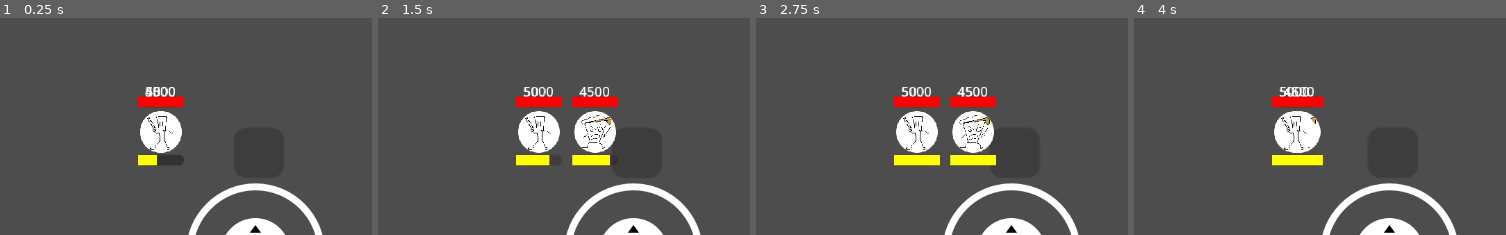
Above: before the commit, frames 1-4 (left to right).
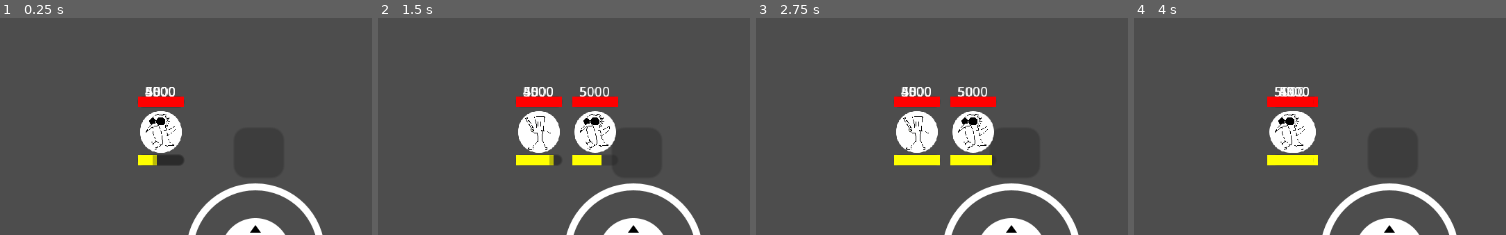
Above: after the commit, the same moments.

Repository: Treidexy/italianfighter
Game: Godot game, scene res://scenes/main.tscn
Two runs of this game, one before a commit and one after it. Both use one fixed random seed, a clock stepped at 60 frames per second and the inputs below.
Inputs (mouse positions are % of the whole screen's width and height, from its top left):
- Up to frame 1 (0.25 s): no input
- Up to frame 2 (1.5 s): tap Enter at 0.5 s; move the mouse to (74, 43) at 0.52 s; hold D (right) 0.53-1.25 s; click (74, 43) at 0.67 s; drag from (28, 53) to (45, 69) at 1.27 s
- Up to frame 3 (2.75 s): tap Space at 2 s; move the mouse to (61, 26) at 2.02 s; hold D (right) from 2.03 s (still down)
- Up to frame 4 (4 s): release D (right) at 2.75 s; tap Enter at 2.75 s; drag from (45, 69) to (18, 33) at 2.77 s; tap Space at 3.5 s; move the mouse to (82, 64) at 3.52 s; hold Left (left) from 3.53 s (still down)
The pictures show only the part of the screen within x 28-78%, y 22-72%; the shares and areas given below are measured in that part.

The runs differ from the first frame. In frame 1, 0.6% of the frame differs, in the area x 37-49%, y 31-68%; in frame 2, 1.0%; in frame 3, 0.9%; in frame 4, 1.6%, in the area x 35-51%, y 31-69%.

Commit message:
start add fruli + consistency changes

Diff:
--- a/scenes/main.tscn
+++ b/scenes/main.tscn
@@ -7,6 +7,7 @@
 [ext_resource type="PackedScene" uid="uid://bobaid84s3dpw" path="res://scenes/troops/capu/capu_troop.tscn" id="4_tefeu"]
 [ext_resource type="PackedScene" uid="uid://by2muutbj07bm" path="res://scenes/troops/dummy/dummy_troop.tscn" id="5_tbgi4"]
 [ext_resource type="PackedScene" uid="uid://kryx4h3tjpvp" path="res://scenes/wall.tscn" id="6_tefeu"]
+[ext_resource type="PackedScene" uid="uid://2n5qb7ili84r" path="res://scenes/troops/fruli/fruli_troop.tscn" id="6_tipki"]
 
 [sub_resource type="CircleShape2D" id="CircleShape2D_tefeu"]
 radius = 50.0
@@ -61,12 +62,14 @@
 
 [node name="Player" type="Node" parent="." node_paths=PackedStringArray("VICTIM")]
 script = ExtResource("3_jyhfs")
-VICTIM = NodePath("CapuTroop")
+VICTIM = NodePath("FruliTroop")
 metadata/_custom_type_script = "uid://bmr36mnhgd4ds"
 
 [node name="CapuTroop" parent="Player" instance=ExtResource("4_tefeu")]
 
 [node name="TungTroop" parent="Player" instance=ExtResource("1_o5qli")]
+
+[node name="FruliTroop" parent="Player" instance=ExtResource("6_tipki")]
 
 [node name="DummyTroop" parent="." instance=ExtResource("5_tbgi4")]
 position = Vector2(-123, 36)
--- a/scenes/troops/capu/capu_troop.tscn
+++ b/scenes/troops/capu/capu_troop.tscn
@@ -1,10 +1,10 @@
 [gd_scene load_steps=9 format=3 uid="uid://bobaid84s3dpw"]
 
 [ext_resource type="Script" uid="uid://b512w8g2gj5nl" path="res://scripts/troops/capu/capu_troop.gd" id="1_pngg7"]
-[ext_resource type="Resource" uid="uid://vpkrhyjylyct" path="res://stats/capu/capu_norm.tres" id="2_d5wf6"]
-[ext_resource type="Resource" uid="uid://ceqna5i3smusw" path="res://stats/capu/capu_hyper.tres" id="3_2ayji"]
+[ext_resource type="Resource" uid="uid://vpkrhyjylyct" path="res://stats/troops/capu/capu_norm.tres" id="2_d5wf6"]
+[ext_resource type="Resource" uid="uid://ceqna5i3smusw" path="res://stats/troops/capu/capu_hyper.tres" id="3_2ayji"]
 [ext_resource type="PackedScene" uid="uid://dw6selja8rroc" path="res://scenes/troops/troop_ui.tscn" id="4_6h6eu"]
-[ext_resource type="Texture2D" uid="uid://dk740qg7nxwtw" path="res://assets/troops/capu/capu.png" id="5_pngg7"]
+[ext_resource type="Texture2D" uid="uid://dk740qg7nxwtw" path="res://assets/troops/capu/capu_troop.png" id="5_pngg7"]
 [ext_resource type="Texture2D" uid="uid://0m8v7e6mcb8v" path="res://assets/troops/capu/capu_slash.png" id="5_wuisp"]
 [ext_resource type="Texture2D" uid="uid://d27d4fmny001g" path="res://assets/circle.png" id="6_wuisp"]
 
--- a/scenes/troops/dummy/dummy_troop.tscn
+++ b/scenes/troops/dummy/dummy_troop.tscn
@@ -2,18 +2,20 @@
 
 [ext_resource type="Script" uid="uid://i84pw8ci1i0j" path="res://scripts/troops/dummy/dummy_troop.gd" id="1_pmnpd"]
 [ext_resource type="PackedScene" uid="uid://dw6selja8rroc" path="res://scenes/troops/troop_ui.tscn" id="2_rvun0"]
-[ext_resource type="Resource" uid="uid://drm0rcesgaxg2" path="res://stats/dummy/dummy.tres" id="2_yvucy"]
+[ext_resource type="Resource" uid="uid://drm0rcesgaxg2" path="res://stats/troops/dummy/dummy.tres" id="2_yvucy"]
 [ext_resource type="Texture2D" uid="uid://cbcsy41riot3k" path="res://assets/troops/dummy/dummy.png" id="3_yvucy"]
 
 [sub_resource type="CircleShape2D" id="CircleShape2D_g2els"]
 
-[node name="DummyTroop" type="CharacterBody2D" node_paths=PackedStringArray("UI")]
+[node name="DummyTroop" type="CharacterBody2D" node_paths=PackedStringArray("UI", "MAIN_HINT", "SUPER_HINT")]
 collision_mask = 6
 motion_mode = 1
 script = ExtResource("1_pmnpd")
 NORMAL_STAT = ExtResource("2_yvucy")
 HYPER_STAT = ExtResource("2_yvucy")
 UI = NodePath("TroopUi")
+MAIN_HINT = NodePath("MainHint")
+SUPER_HINT = NodePath("SuperHint")
 metadata/_custom_type_script = "uid://i84pw8ci1i0j"
 
 [node name="CollisionShape2D" type="CollisionShape2D" parent="."]
@@ -25,3 +27,7 @@
 position = Vector2(0, 4.76837e-07)
 scale = Vector2(0.2375, 0.240625)
 texture = ExtResource("3_yvucy")
+
+[node name="MainHint" type="Node2D" parent="."]
+
+[node name="SuperHint" type="Node2D" parent="."]
--- /dev/null
+++ b/scenes/troops/fruli/fruli_troop.tscn
@@ -0,0 +1,41 @@
+[gd_scene load_steps=7 format=3 uid="uid://2n5qb7ili84r"]
+
+[ext_resource type="Script" uid="uid://bwh7apm66niea" path="res://scripts/troops/fruli/fruli_troop.gd" id="1_vaugv"]
+[ext_resource type="Resource" uid="uid://cu405f0x8lcgd" path="res://stats/troops/fruli/fruli_norm.tres" id="2_vaugv"]
+[ext_resource type="PackedScene" uid="uid://dw6selja8rroc" path="res://scenes/troops/troop_ui.tscn" id="3_c5i73"]
+[ext_resource type="Texture2D" uid="uid://cu01knin8swh2" path="res://assets/troops/fruli/fruli_troop.png" id="4_mjjid"]
+[ext_resource type="Texture2D" uid="uid://8wss0rulaps8" path="res://assets/troops/fruli/fruli_wind.png" id="5_apfsc"]
+
+[sub_resource type="CircleShape2D" id="CircleShape2D_g2els"]
+
+[node name="FruliTroop" type="CharacterBody2D" node_paths=PackedStringArray("UI", "MAIN_HINT", "SUPER_HINT")]
+collision_mask = 6
+motion_mode = 1
+script = ExtResource("1_vaugv")
+NORMAL_STAT = ExtResource("2_vaugv")
+HYPER_STAT = ExtResource("2_vaugv")
+UI = NodePath("TroopUi")
+MAIN_HINT = NodePath("MainHint")
+SUPER_HINT = NodePath("SuperHint")
+metadata/_custom_type_script = "uid://bwh7apm66niea"
+
+[node name="TroopUi" parent="." instance=ExtResource("3_c5i73")]
+
+[node name="CollisionShape2D" type="CollisionShape2D" parent="."]
+shape = SubResource("CircleShape2D_g2els")
+
+[node name="Fruli" type="Sprite2D" parent="."]
+scale = Vector2(0.23, 0.23)
+texture = ExtResource("4_mjjid")
+
+[node name="MainHint" type="Node2D" parent="."]
+visible = false
+
+[node name="FruliWind" type="Sprite2D" parent="MainHint"]
+modulate = Color(1, 1, 1, 0.196078)
+position = Vector2(61, 0)
+scale = Vector2(0.51, 0.51)
+texture = ExtResource("5_apfsc")
+
+[node name="SuperHint" type="Node2D" parent="."]
+visible = false
--- /dev/null
+++ b/scenes/troops/fruli/fruli_wind.tscn
@@ -0,0 +1,20 @@
+[gd_scene load_steps=3 format=3 uid="uid://dr2hiqelx2hcw"]
+
+[ext_resource type="Script" uid="uid://cbtsbh4p328kc" path="res://scripts/troops/fruli/fruli_wind_projectile.gd" id="1_x8305"]
+[ext_resource type="Texture2D" uid="uid://8wss0rulaps8" path="res://assets/troops/fruli/fruli_wind.png" id="3_3bkvp"]
+
+[node name="FruliWind" type="Area2D"]
+collision_layer = 2
+collision_mask = 5
+script = ExtResource("1_x8305")
+metadata/_custom_type_script = "uid://cbtsbh4p328kc"
+
+[node name="CollisionPolygon2D" type="CollisionPolygon2D" parent="."]
+polygon = PackedVector2Array(0, -1, 101, -21, 105, -14, 108, -5, 109, 12, 107, 20)
+
+[node name="FruliWind" type="Sprite2D" parent="."]
+position = Vector2(61, 0)
+scale = Vector2(0.51, 0.51)
+texture = ExtResource("3_3bkvp")
+
+[connection signal="body_entered" from="." to="." method="_on_body_entered"]
--- /dev/null
+++ b/scripts/troops/fruli/fruli_stat.gd
@@ -0,0 +1,2 @@
+class_name FruliStat
+extends Stat
--- /dev/null
+++ b/scripts/troops/fruli/fruli_troop.gd
@@ -0,0 +1,19 @@
+class_name FruliTroop
+extends Troop
+
+@export var WIND := preload("res://scenes/troops/fruli/fruli_wind.tscn");
+
+func _physics_process(delta: float) -> void:
+	super(delta);
+
+	MAIN_HINT.rotation = dir.angle();
+
+func main():
+	super();
+
+	var proj: FruliWindProjetile = WIND.instantiate();
+	proj.FATHER = self;
+	proj.position = position;
+	proj.rotation = dir.angle();
+	proj.life = 0.2;
+	get_tree().current_scene.add_child(proj);
--- /dev/null
+++ b/scripts/troops/fruli/fruli_wind_projectile.gd
@@ -0,0 +1,2 @@
+class_name FruliWindProjetile
+extends Projectile
--- a/scripts/troops/troop.gd
+++ b/scripts/troops/troop.gd
@@ -127,7 +127,7 @@
 func _physics_process(delta: float) -> void:
 	UI.HEALTH_BAR.value = rel_hp;
 	UI.HEALTH_LABEL.text = str(int(hp));
-	UI.AMMO_BAR.value = (_main_ammo + 1 - _main_reload / stat.MAIN_RELOAD) / stat.MAX_AMMO;$HealthBar
+	UI.AMMO_BAR.value = (_main_ammo + 1 - _main_reload / stat.MAIN_RELOAD) / stat.MAX_AMMO;
 	UI.CAN_SUPER_INDICATOR.visible = can_super();
 	UI.IN_SUPER_INDICATOR.visible = in_super;
 	UI.CAN_HYPER_INDICATOR.visible = can_hyper();
--- a/stats/capu/capu_hyper.tres
+++ b/stats/troops/capu/capu_hyper.tres
@@ -15,12 +15,14 @@
 COFFEE_SPEED_MUL = 1.8
 COFFEE_RELOAD_MUL = 0.4
 COFFEE_SPILL_RELOAD = 0.5
-SPEED = 55.0
+SPEED = 85.0
 MAX_HP = 4500.0
 MAIN_COOLDOWN = 0.2
 MAIN_RELOAD = 1.0
 MAX_AMMO = 3
 MAX_SUPER_CHARGE = 6000
 MAX_HYPER_CHARGE = 20000
-HYPER_DURATION = 8
+HYPER_DURATION = 8.0
+RECOVERY_COOLDOWN = 3.0
+RECOVERY_RATE = 0.13
 metadata/_custom_type_script = "uid://b8b2v2jd1fp4k"
--- /dev/null
+++ b/stats/troops/fruli/fruli_norm.tres
@@ -0,0 +1,17 @@
+[gd_resource type="Resource" script_class="FruliStat" load_steps=2 format=3 uid="uid://cu405f0x8lcgd"]
+
+[ext_resource type="Script" uid="uid://ckp3ife5rktxp" path="res://scripts/troops/fruli/fruli_stat.gd" id="1_eogm2"]
+
+[resource]
+script = ExtResource("1_eogm2")
+SPEED = 65.0
+MAX_HP = 5000.0
+MAIN_COOLDOWN = 0.25
+MAIN_RELOAD = 1.0
+MAX_AMMO = 4
+MAX_SUPER_CHARGE = 5000.0
+MAX_HYPER_CHARGE = 12000.0
+HYPER_DURATION = 8.0
+RECOVERY_COOLDOWN = 3.0
+RECOVERY_RATE = 0.13
+metadata/_custom_type_script = "uid://ckp3ife5rktxp"
--- a/stats/troops/tung/tung_hyper.tres
+++ b/stats/troops/tung/tung_hyper.tres
@@ -16,5 +16,7 @@
 MAX_AMMO = 3
 MAX_SUPER_CHARGE = 6000
 MAX_HYPER_CHARGE = 20000
-HYPER_DURATION = 8
+HYPER_DURATION = 8.0
+RECOVERY_COOLDOWN = 3.0
+RECOVERY_RATE = 0.13
 metadata/_custom_type_script = "uid://lvksivvqp37k"
--- a/stats/troops/tung/tung_normal.tres
+++ b/stats/troops/tung/tung_normal.tres
@@ -17,4 +17,6 @@
 MAX_SUPER_CHARGE = 5000.0
 MAX_HYPER_CHARGE = 12000.0
 HYPER_DURATION = 8.0
+RECOVERY_COOLDOWN = 3.0
+RECOVERY_RATE = 0.13
 metadata/_custom_type_script = "uid://lvksivvqp37k"
Renamed: assets/troops/capu/capu.png -> assets/troops/capu/capu_troop.png
Not shown, changed: assets/troops/capu/capu_troop.png.import
Binary file added: assets/troops/fruli/fruli_troop.png
Not shown, added: assets/troops/fruli/fruli_troop.png.import
Binary file added: assets/troops/fruli/fruli_wind.png
Not shown, added: assets/troops/fruli/fruli_wind.png.import
Not shown: 1 places in scenes/main.tscn that only renumber resources
Not shown, added: scripts/troops/fruli/fruli_stat.gd.uid
Not shown, added: scripts/troops/fruli/fruli_troop.gd.uid
Not shown, added: scripts/troops/fruli/fruli_wind_projectile.gd.uid
Renamed: stats/capu/capu_norm.tres -> stats/troops/capu/capu_norm.tres
Renamed: stats/dummy/dummy.tres -> stats/troops/dummy/dummy.tres
